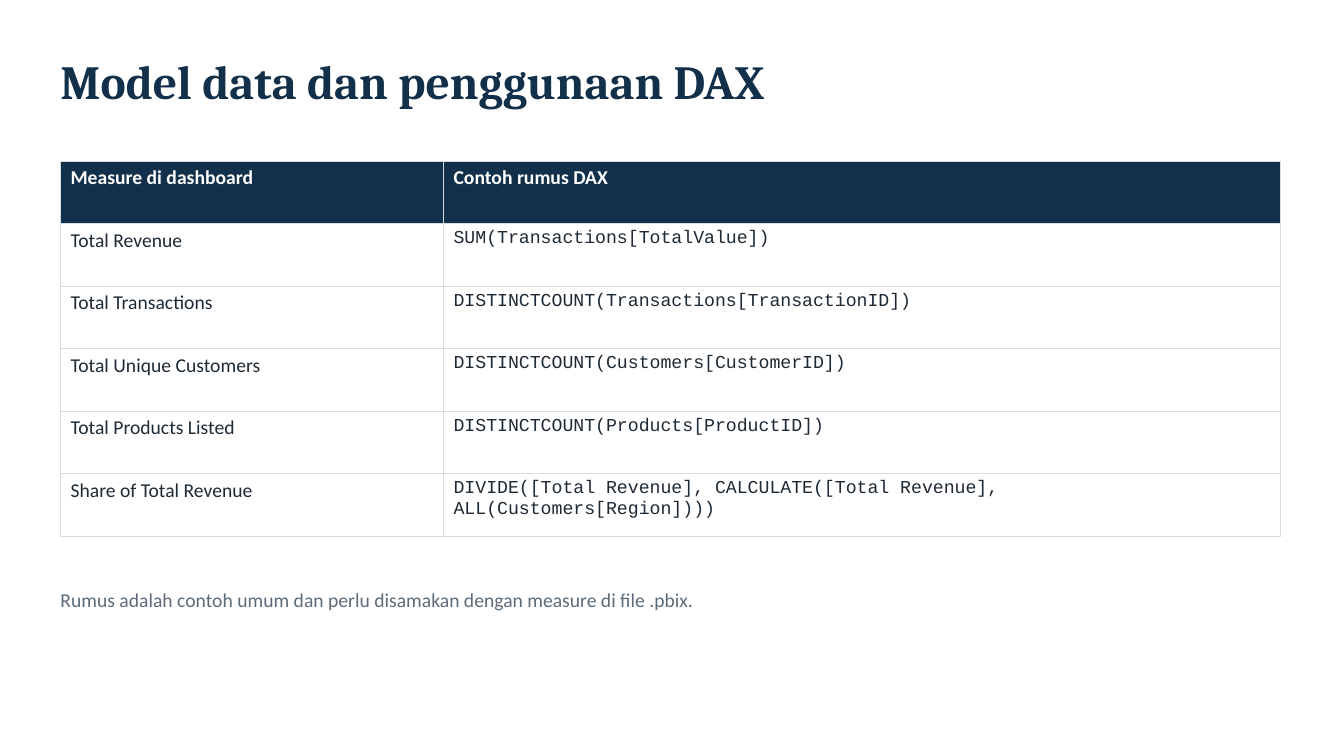
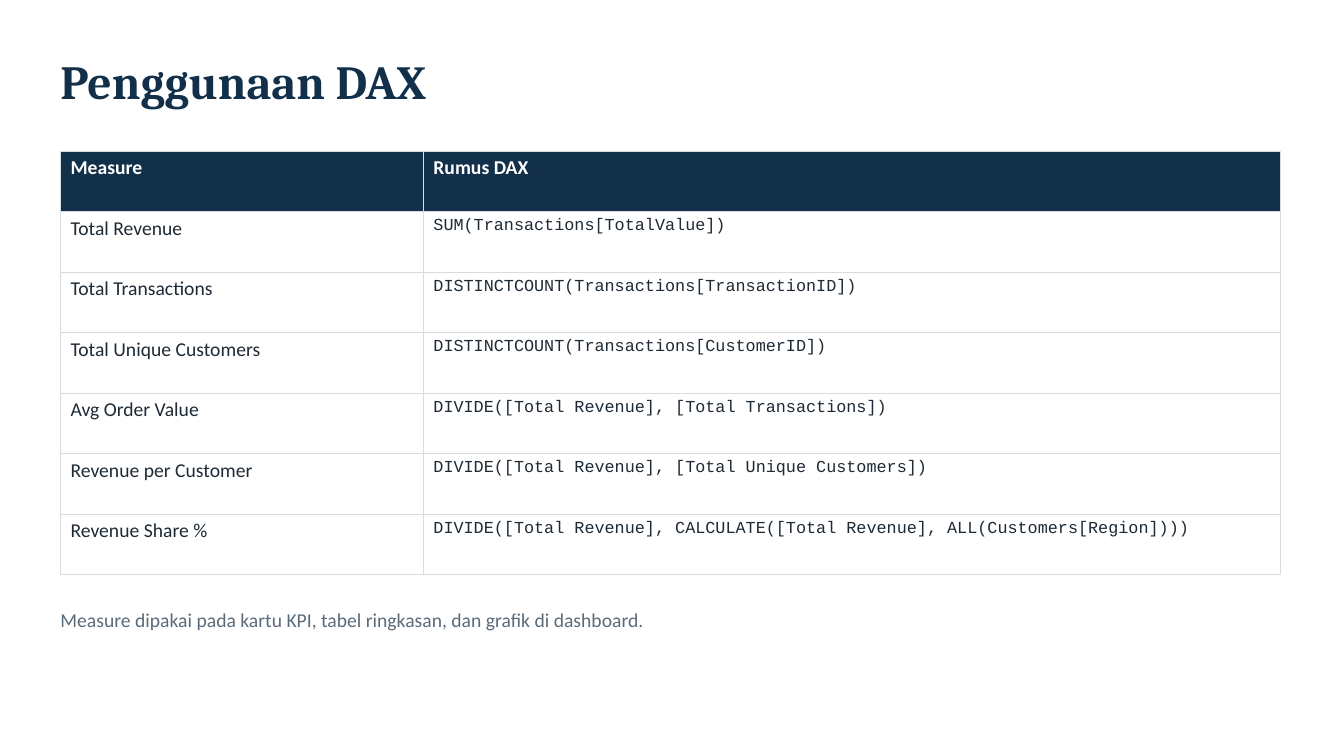
Before and after one commit to farhansech/EXACOUNT, a slide deck: slide 13 of output/EverMart_UTS_BDASC.pptx (slide 8 before the commit). Drawn at 1344x756 pixels with LibreOffice and Linux fonts; fonts in the diff are those of the drawing. Boxes give left, top, right and bottom in pixels: in the first picture for what was removed or moved away, otherwise in the second. Text is boxed around its words. In the diff, an @@ line names an element or a change of style, - is before the commit and + after.

```diff
--- a/output/EverMart_UTS_BDASC.pptx
+++ b/output/EverMart_UTS_BDASC.pptx
@@ text at (x1=60, y1=67, x2=426, y2=110): text changed @@
-Model data dan penggunaan DAX
+Penggunaan DAX
@@ table at (x1=60, y1=151, x2=1280, y2=541) @@
-row 1, column 1: Measure di dashboard
+row 1, column 1: Measure
-row 1, column 2: Contoh rumus DAX
+row 1, column 2: Rumus DAX
-row 4: Total Unique Customers | DISTINCTCOUNT(Customers[CustomerID])
-row 5: Total Products Listed | DISTINCTCOUNT(Products[ProductID])
-row 6: Share of Total Revenue | DIVIDE([Total Revenue], CALCULATE([Total Revenue], ALL(Customers[Region])))
+row 4: Total Unique Customers | DISTINCTCOUNT(Transactions[CustomerID])
+row 5: Avg Order Value | DIVIDE([Total Revenue], [Total Transactions])
+row 6: Revenue per Customer | DIVIDE([Total Revenue], [Total Unique Customers])
+row 7: Revenue Share % | DIVIDE([Total Revenue], CALCULATE([Total Revenue], ALL(Customers[Region])))
@@ table resized from (x1=60, y1=161, x2=1280, y2=522) to (x1=60, y1=151, x2=1280, y2=541) @@
@@ text removed at (x1=60, y1=593, x2=692, y2=611) @@
-Rumus adalah contoh umum dan perlu disamakan dengan measure di file .pbix.
@@ text added at (x1=60, y1=613, x2=644, y2=631), 14 pt, text #5B6B79 @@
+Measure dipakai pada kartu KPI, tabel ringkasan, dan grafik di dashboard.
```
Also in this commit, not shown: 8 other slides changed, 6 slides added, 1 slide removed, 1 other file.
